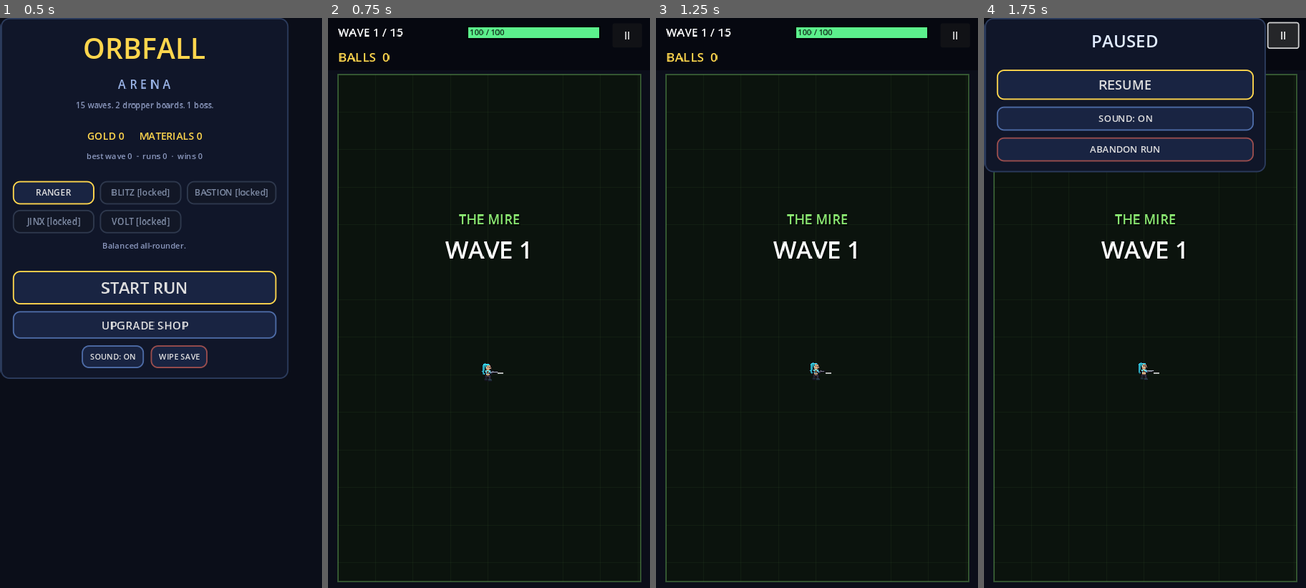
Above: before the commit, frames 1-4 (left to right).
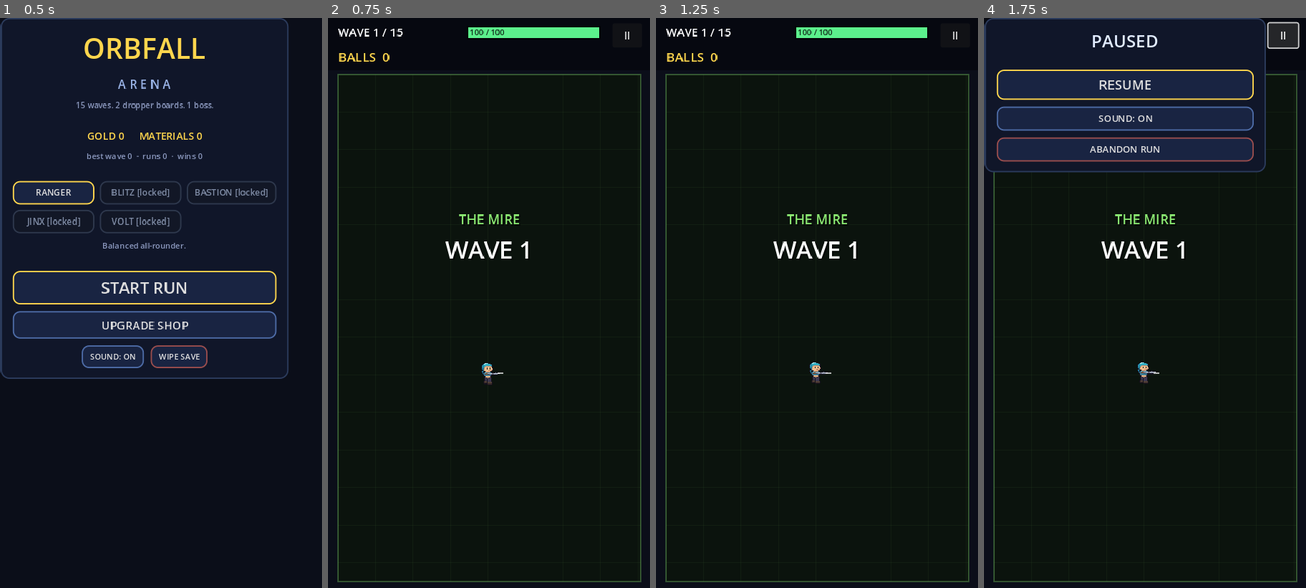
Above: after the commit, the same moments.

Repository: mmfoodchicks/ball-dropper
Game: Godot game, scene res://main.tscn
Same seed, same stepped clock (60 frames per second), same inputs: the game is played once before the commit and once after it.
Inputs:
- Up to frame 1 (0.5 s): no input
- Up to frame 2 (0.75 s): click "START RUN" at 0.5 s
- Up to frame 3 (1.25 s): no input
- Up to frame 4 (1.75 s): click "II" at 1.25 s

Frame 1 is identical in both runs. In frame 2, less than 0.1% of the frame differs, in the area x 47-54%, y 60-65%; in frame 3, less than 0.1%; in frame 4, less than 0.1%.

Commit message:
feat: hand-drawn 32px character sprites replacing procedural rig
The procedural shape-stacking read as amateur. Rebuild all five
playables as hand-authored 32x32 pixel maps (from_map + per-character
ASCII art and palettes): deliberate pixel placement, hue-shifted
shadow/highlight ramps, clean silhouettes, readable weapons and 3/4
action poses — teal-ponytail rifle scout, spiky gold duelist with twin
daggers, bald bearded veteran with tower shield and raised sword, pink
off-shoulder gambler mid coin-toss, white-swept arcanist with orb staff.
hero.gd draws the 32px canvas at 1.12x so the figure stands a touch
taller than a peon; aim-facing flip retained.

Co-Authored-By: Claude Fable 5 <noreply@anthropic.com>
Claude-Session: https://claude.ai/code/session_01X8QB52Vpk6EtUcCCLmY2pY

Diff:
--- a/src/combat/hero.gd
+++ b/src/combat/hero.gd
@@ -134,10 +134,10 @@
 	if iframes > 0.0:
 		a = 0.45 + 0.4 * sin(iframes * 40.0)
 	if _tex != null:
-		# Char art is a 48px canvas whose slim figure fills ~35px, drawn
-		# oversized so faces keep more texels per screen pixel than the
-		# enemy sprites. Art faces right; mirror it to follow the aim.
-		var side := _tex.get_width() / 4.0 * 0.82
+		# Hand-drawn 32px character map; the figure fills most of the canvas,
+		# so draw it a touch over 1:1 to stand a bit taller than a peon.
+		# Art faces right; mirror it to follow the aim.
+		var side := _tex.get_width() / 4.0 * 1.12
 		var bob := sin(_anim_t * 5.0) * 1.1
 		if _flip:
 			draw_set_transform(Vector2.ZERO, 0.0, Vector2(-1.0, 1.0))
Binary file changed: assets/sprites/char_bastion.png
Binary file changed: assets/sprites/char_blitz.png
Binary file changed: assets/sprites/char_jinx.png
Binary file changed: assets/sprites/char_ranger.png
Binary file changed: assets/sprites/char_volt.png
Binary file changed: assets/sprites/sheet_preview.png
Not shown, changed: README.md
Not shown, changed: tools/make_sprites.py
